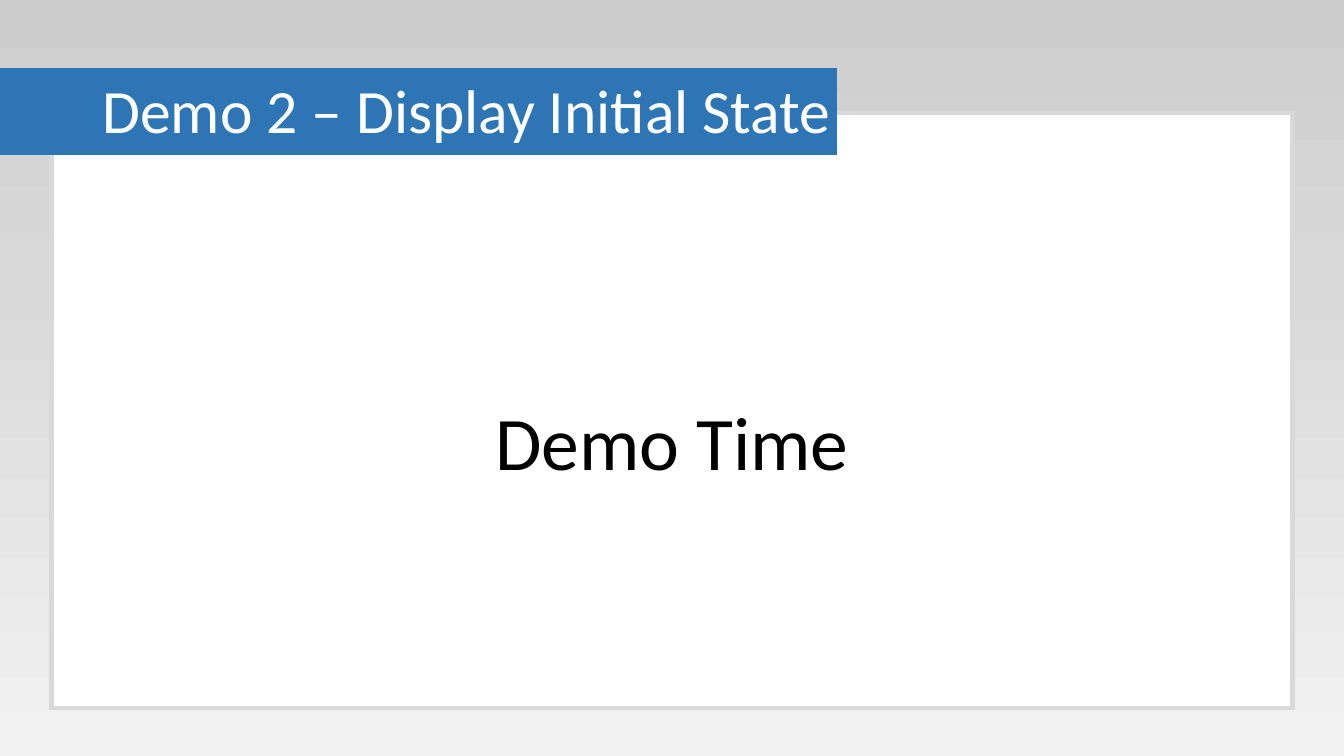
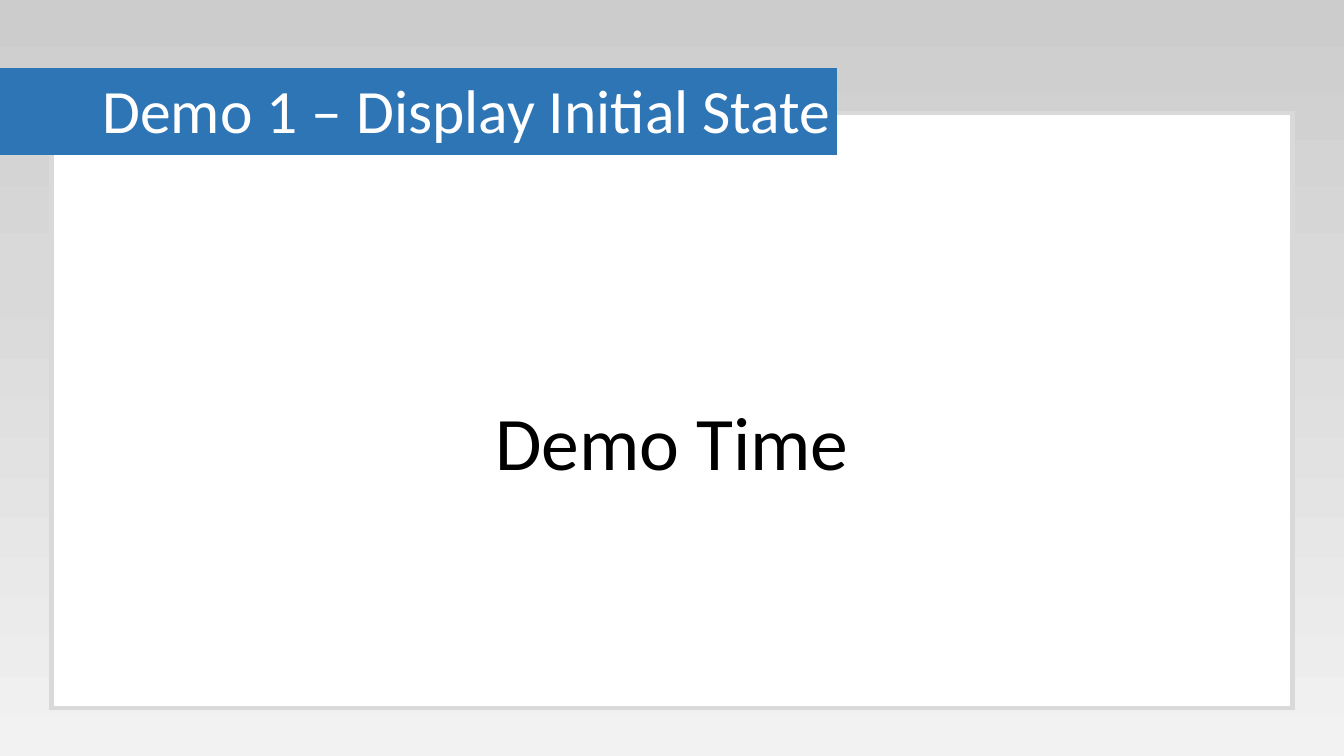
Before and after one commit to Paul-Hadfield/GameOfLife-Talk, a slide deck: slide 18 of Game Of Life Presentation.pptx (slide 19 before the commit). Drawn at 1344x756 pixels with LibreOffice and Linux fonts; fonts in the diff are those of the drawing. Boxes give left, top, right and bottom in pixels: in the first picture for what was removed or moved away, otherwise in the second. Text is boxed around its words. In the diff, an @@ line names an element or a change of style, - is before the commit and + after.

```diff
--- a/Game Of Life Presentation.pptx
+++ b/Game Of Life Presentation.pptx
@@ title at <box>102,90,831,143</box>: text changed @@
-Demo 2 – Display Initial State
+Demo 1 – Display Initial State
```
Also in this commit, not shown: 5 other slides changed, 2 slides added, 1 slide removed.
